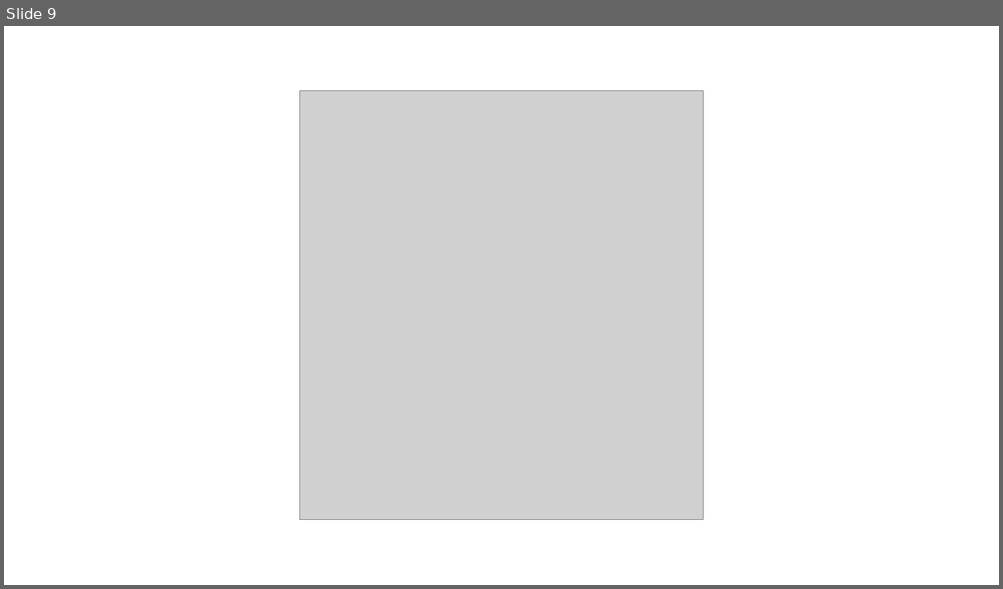
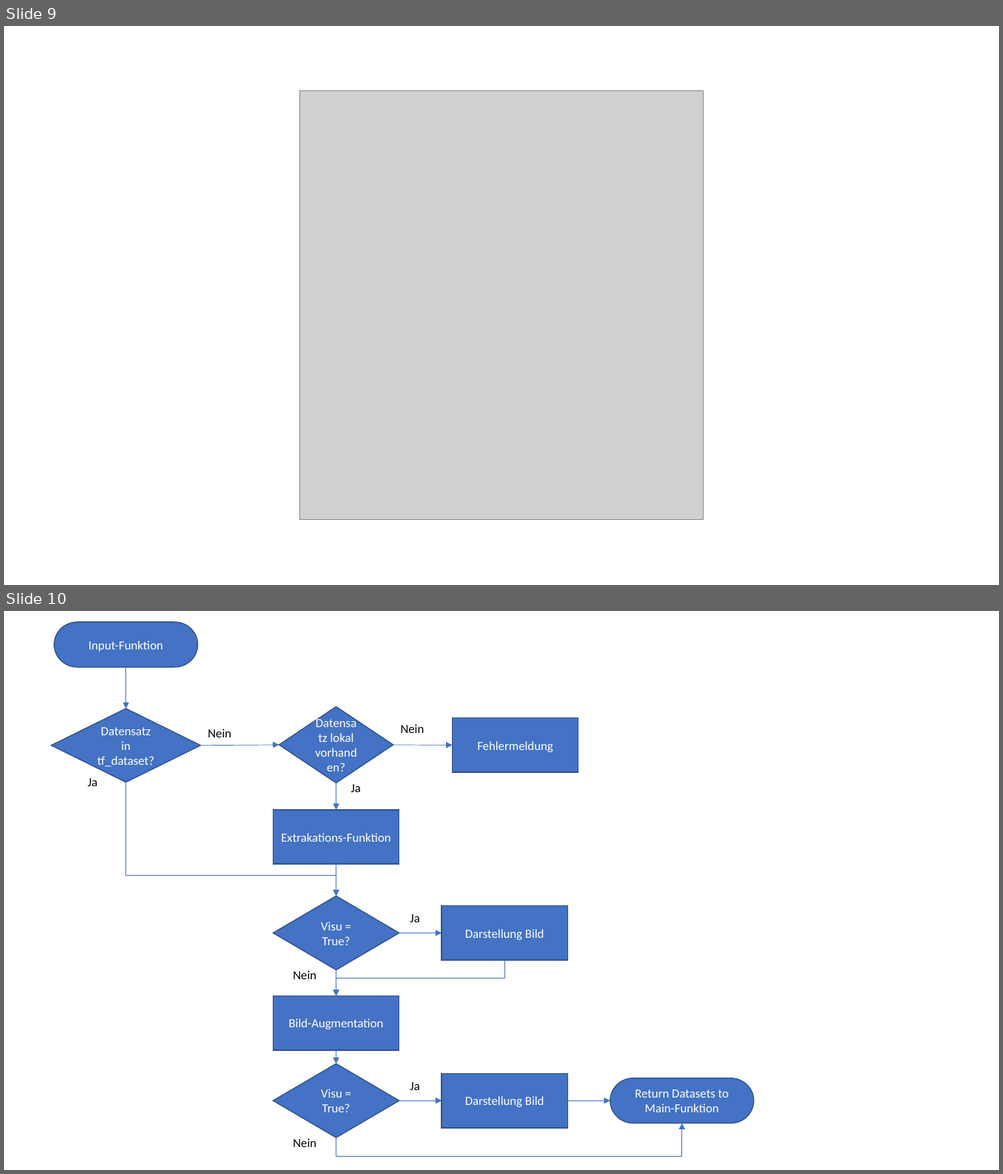
Before and after one commit to simonbuerste/Masterarbeit, a slide deck: Dokumentation/Graphiken.pptx. Shown one above the other, each under a label of ours: slide 9 before the commit, slides 9 and 10 after it. The pictures are 1003x589 and 1003x1174 pixels, drawn with LibreOffice and Linux fonts; fonts in the diff are those of the drawing; grey boxes stand for pictures. Boxes give left, top, right and bottom in pixels: in the first picture for what was removed or moved away, otherwise in the second. Text is boxed around its words. In the diff, an @@ line names an element or a change of style, - is before the commit and + after.

```diff
--- a/Dokumentation/Graphiken.pptx
+++ b/Dokumentation/Graphiken.pptx
@@ slide 10 added at (x1=4, y1=611, x2=999, y2=1170), background #FFFFFF @@
@@ pill shape added at (x1=54, y1=622, x2=197, y2=667), fill #4472C4, outline #325491 1 pt, 12 pt, text #FFFFFF @@
+Input-Funktion
@@ arrow added from (125, 667) to (125, 709), #4472C4 0.5 pt @@
@@ diamond added at (x1=51, y1=709, x2=200, y2=783), fill #4472C4, outline #325491 1 pt, 12 pt, text #FFFFFF @@
+Datensatz in tf_dataset?
@@ diamond added at (x1=279, y1=706, x2=393, y2=783), fill #4472C4, outline #325491 1 pt, 12 pt, text #FFFFFF @@
+Datensatz lokal vorhanden?
@@ rectangle added at (x1=452, y1=718, x2=578, y2=773), fill #4472C4, outline #325491 1 pt, 12 pt, text #FFFFFF @@
+Fehlermeldung
@@ text added at (x1=208, y1=729, x2=231, y2=738), 12 pt, text #000000 @@
+Nein
@@ text added at (x1=401, y1=724, x2=424, y2=733), 12 pt, text #000000 @@
+Nein
@@ arrow added from (200, 745) to (279, 745), #4472C4 0.5 pt @@
@@ arrow added from (392, 745) to (452, 745), #4472C4 0.5 pt @@
@@ text added at (x1=88, y1=778, x2=97, y2=786), 12 pt, text #000000 @@
+Ja
@@ elbow arrow added from (125, 783) to (336, 896), #4472C4 0.5 pt @@
@@ arrow added from (336, 783) to (336, 810), #4472C4 0.5 pt @@
@@ text added at (x1=351, y1=784, x2=361, y2=792), 12 pt, text #000000 @@
+Ja
@@ rectangle added at (x1=273, y1=810, x2=399, y2=865), fill #4472C4, outline #325491 1 pt, 12 pt, text #FFFFFF @@
+Extrakations-Funktion
@@ arrow added from (336, 864) to (336, 896), #4472C4 0.5 pt @@
@@ diamond added at (x1=273, y1=896, x2=399, y2=970), fill #4472C4, outline #325491 1 pt, 12 pt, text #FFFFFF @@
+Visu = True?
@@ text added at (x1=410, y1=914, x2=419, y2=923), 12 pt, text #000000 @@
+Ja
@@ rectangle added at (x1=441, y1=906, x2=567, y2=961), fill #4472C4, outline #325491 1 pt, 12 pt, text #FFFFFF @@
+Darstellung Bild
@@ arrow added from (399, 934) to (441, 934), #4472C4 0.5 pt @@
@@ elbow arrow added from (505, 960) to (336, 996), #4472C4 0.5 pt @@
@@ text added at (x1=293, y1=971, x2=316, y2=980), 12 pt, text #000000 @@
+Nein
@@ arrow added from (336, 971) to (336, 996), #4472C4 0.5 pt @@
@@ rectangle added at (x1=273, y1=996, x2=399, y2=1051), fill #4472C4, outline #325491 1 pt, 12 pt, text #FFFFFF @@
+Bild-Augmentation
@@ arrow added from (336, 1051) to (336, 1064), #4472C4 0.5 pt @@
@@ diamond added at (x1=273, y1=1064, x2=399, y2=1138), fill #4472C4, outline #325491 1 pt, 12 pt, text #FFFFFF @@
+Visu = True?
@@ rectangle added at (x1=441, y1=1074, x2=567, y2=1129), fill #4472C4, outline #325491 1 pt, 12 pt, text #FFFFFF @@
+Darstellung Bild
@@ text added at (x1=410, y1=1082, x2=419, y2=1091), 12 pt, text #000000 @@
+Ja
@@ pill shape added at (x1=610, y1=1079, x2=753, y2=1124), fill #4472C4, outline #325491 1 pt, 12 pt, text #FFFFFF @@
+Return Datasets to Main-Funktion
@@ arrow added from (399, 1101) to (441, 1101), #4472C4 0.5 pt @@
@@ arrow added from (567, 1101) to (610, 1101), #4472C4 0.5 pt @@
@@ text added at (x1=293, y1=1139, x2=316, y2=1147), 12 pt, text #000000 @@
+Nein
@@ elbow arrow added from (336, 1139) to (683, 1124), #4472C4 0.5 pt @@
```
Also in this commit, not shown: 1 other slide added, 1 other file.
